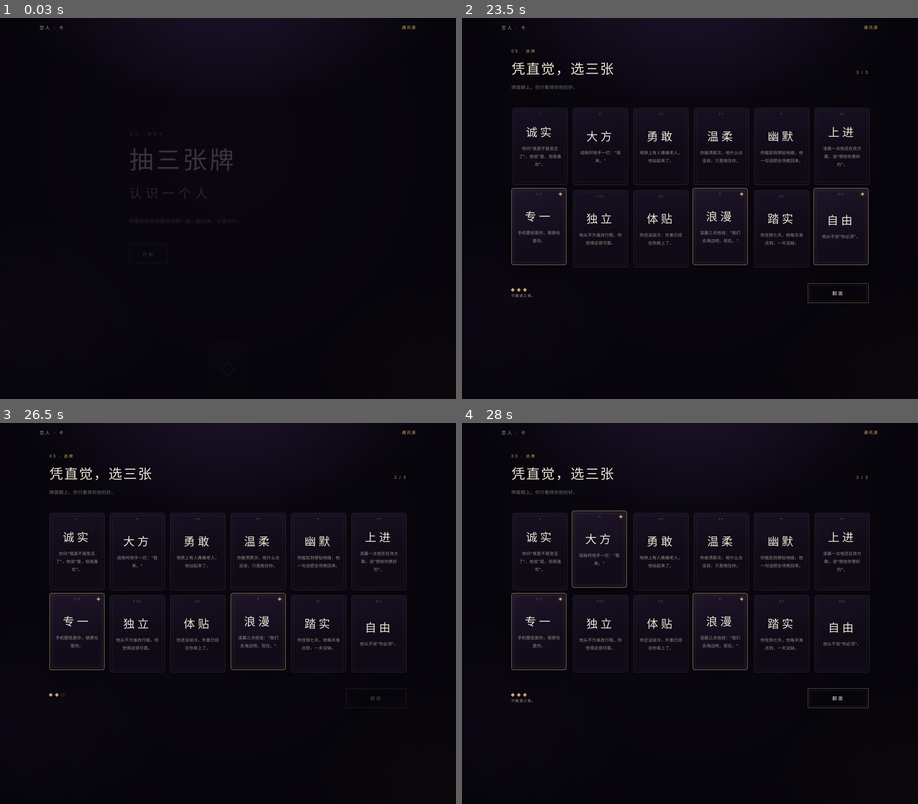
Above: before the commit, frames 1-4 (two rows, left to right).
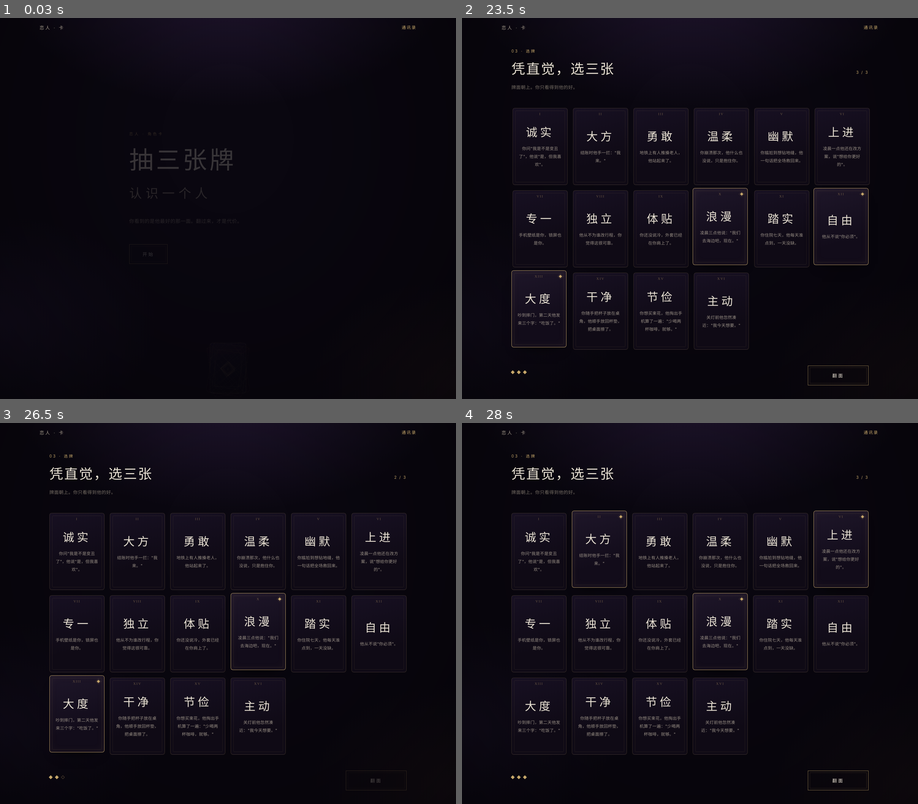
Above: after the commit, the same moments.

Repository: HelloWorld521/tarot-card
Game: browser game, page index.html
The game is run twice, just before and just after one commit, with the same random seed, the same clock (stepped at 60 frames per second) and the same inputs.
Inputs (mouse positions are in pixels of both pictures, inside the frame that each line leads up to):
- Up to frame 1 (0.03 s): no input
- Up to frame 2 (23.5 s): click "开始" at 0.27 s; click (612, 120) at 1.17 s; click "恋人 · 卡" at 1.67 s; click "开始" at 1.77 s; click "恋人" at 2.17 s; click (772, 189) at 2.67 s; click "继续" at 3.17 s; click "通讯录" at 3.67 s; click "返回" at 4.17 s; click "开始" at 4.67 s; click (772, 155) at 5.17 s; click (612, 155) at 5.67 s; click (612, 189) at 6.17 s; click (612, 120) at 6.67 s; click "通讯录" at 7.17 s; click "去抽第一张" at 7.67 s; click (772, 189) at 8.17 s; click "恋人 · 卡" at 8.67 s; click "开始" at 9.17 s; click (612, 189) at 9.67 s; click "恋人" at 10.17 s; click (772, 155) at 10.67 s; click "继续" at 11.17 s; click (708, 120) at 11.67 s; type "5" at 11.67 s; tap Enter at 11.7 s; click (781, 219) at 12.17 s; click (598, 155) at 12.67 s; click (539, 155) at 13.17 s; click (598, 311) at 13.67 s, where only the run after the commit has a clickable "XIV 干净 你随手把杯子放在桌角，他顺手放回杯垫，把桌面…"; click (840, 197) at 14.17 s; click (781, 155) at 14.67 s; click (721, 136) at 15.17 s; click (539, 155) at 15.67 s; click (781, 136) at 16.17 s; click (721, 322) at 16.67 s; click (658, 311) at 17.17 s, where only the run after the commit has a clickable "XV 节俭 你想买束花，他掏出手机算了一遍：'少喝两杯咖啡…"; click "XII 自由 他从不说'你必须'。" at 17.67 s; click (781, 136) at 18.17 s; click (598, 113) at 18.67 s; click (721, 197) at 19.17 s; click (539, 322) at 19.67 s; click (781, 193) at 20.17 s; click (840, 238) at 20.67 s; click (721, 277) at 21.17 s; click (539, 197) at 21.67 s; click (840, 132) at 22.17 s; click (658, 322) at 22.67 s; click (598, 219) at 23.17 s
- Up to frame 3 (26.5 s): click (319, 624) at 23.67 s; click "IV 温柔 你崩溃那次，他什么也没说，只是抱住你。" at 24.17 s; click (259, 560) at 24.67 s; click (136, 602) at 25.17 s; click (319, 602) at 25.67 s; click (378, 624) at 26.17 s
- Up to frame 4 (28 s): click (539, 723) at 26.67 s; click "II 大方 结账时他手一拦：'我来。'" at 27.17 s; click (840, 560) at 27.67 s

Frame 1 is identical in both runs. In frame 2, 1.6% of the frame differs, in the area x 10-90%, y 44-97%; in frame 3, 1.5%; in frame 4, 3.7%, in the area x 10-90%, y 23-97%.

Commit message:
Expand to 16 traits with 4D scoring and rebuilt combos
Split card, scene, and combo data; rename and flesh out the four new traits;
calibrate scores onto 80-100 with self-consistent axis splits; expand to 24
combos with random hit selection; sync project docs and changelog.

Diff:
--- a/data/combos.js
+++ b/data/combos.js
@@ -1,49 +1,107 @@
-// 组合文案。traits 数组不区分选择顺序，命中即用其 text。
-// 如果三张牌命中了多组（例如同时满足两组双卡组合），按本数组从上到下的顺序取第一条。
-// paradox: true 表示「矛盾体」标记（逻辑打架的组合，但照常生成结果）。
+// 组合文案。每条只引用 data/traits.js 的品质 id，与 data/scenes.js 无关。
+// traits 数组不区分选择顺序；三张牌命中多条组合时随机取一条，
+// 因此数组顺序不影响结果，下面的排列只为按卡分组阅读。
+// paradox: true 表示「矛盾体」标记（真正互斥的搭配，但照常生成结果）。
 
 export const combos = [
   {
     traits: ['honest', 'gentle'],
     name: '温柔的刀',
-    text: '他什么都直说，说完会抱你一下。',
+    text: '他实话实说，说完把你按回怀里——反正你也没地方去。',
   },
   {
     traits: ['considerate', 'honest'],
-    text: '他昨天说你显胖，今天把同款大一号买回来了。',
+    text: '他替你挡掉所有麻烦，包括你朋友的约；他说这叫对你好。',
   },
   {
     traits: ['brave', 'gentle'],
-    text: '他替你出头，回头小声问你：我刚才是不是太过分了？',
+    text: '他敢当场掀桌，转头问你要不要先回家；刺激的是他，收拾的是你。',
   },
   {
     traits: ['humorous', 'steady'],
-    text: '和他在一起，不会闷，也不会出事。',
+    text: '他能把吵架讲成段子，他能把段子过成日子；一个负责热闹，一个负责收场。',
   },
   {
     traits: ['devoted', 'free'],
-    text: '他说他不属于任何人。也从不让你一个人回家。',
+    text: '他的世界只有你，你的世界不给他留门。',
     paradox: true,
   },
   {
     traits: ['generous', 'steady'],
-    text: '他请客从不看价格，自己穿三年前的鞋。',
+    text: '他刷卡不看余额，他记账精确到分；三年过去，存款是零，两个人还在一起。',
     paradox: true,
   },
   {
     traits: ['independent', 'romantic'],
-    text: '他半夜说走就走，也从不带你。',
+    text: '他半夜说走就走，从不带你；他说这样才浪漫。',
   },
   {
     traits: ['ambitious', 'gentle'],
-    text: '他很忙，但你说难受的那天，他把会议推了。',
+    text: '他的会议排到月底，你的关心排到凌晨；两个人都觉得自己在付出。',
   },
   {
     traits: ['romantic', 'steady'],
-    text: '一年只有两次惊喜，但每次都记得你三个月前随口提过的事。',
+    text: '他负责让日子起浪，他负责把浪按回去；你分不清哪天才算过日子。',
   },
   {
     traits: ['humorous', 'devoted'],
-    text: '他逗笑所有人，只在你面前安静。',
+    text: '他在饭桌上逗所有人笑，回家只讲给你一个人听；你笑不出来那天，他还在讲。',
+  },
+  {
+    traits: ['brave', 'free'],
+    text: '他辞职去徒步，他搭车去海边；谁也没问下一站，谁也没带上你。',
+  },
+  {
+    traits: ['independent', 'free'],
+    text: '两个人都觉得不查手机是尊重；三个月后，谁也不知道对方今晚和谁吃饭。',
+  },
+  {
+    traits: ['repair', 'honest'],
+    text: '他吵架时把话说到最狠，吵完一句解释都没有；他说真话，就是不哄人。',
+  },
+  {
+    traits: ['repair', 'direct'],
+    text: '吵完架他不解释，关灯后却照常凑过来；你分不清这是和好还是逃避。',
+  },
+  {
+    traits: ['repair', 'free'],
+    text: '两个人都能接受散场，吵架后各自消失三天，回来谁也不提。',
+  },
+  {
+    traits: ['order', 'romantic'],
+    text: '他把袜子按颜色排好，你半夜拉他去看海；他带上了拖鞋和外套。',
+  },
+  {
+    traits: ['order', 'free'],
+    text: '他给每件东西定了位置，你朋友来坐十分钟，他起身把四个杯子放回原位。',
+  },
+  {
+    traits: ['order', 'repair'],
+    text: '吵完架他先把地上的碎玻璃扫干净，再坐下来问你到底在气什么。',
+  },
+  {
+    traits: ['money', 'generous'],
+    text: '他请客从不看价格，他出门自带水杯；账单最后落在两个人中间。',
+    paradox: true,
+  },
+  {
+    traits: ['money', 'romantic'],
+    text: '他记得每个打折日，记不住纪念日；你说要浪漫，他问预算多少。',
+  },
+  {
+    traits: ['money', 'direct'],
+    text: '他算得出每一笔账，算不出你今晚想要什么；你说想要，他说这个月超支了。',
+  },
+  {
+    traits: ['direct', 'gentle'],
+    text: '他开口要，你不好意思拒绝；次数多了，温柔变成了配合。',
+  },
+  {
+    traits: ['direct', 'devoted'],
+    text: '他想要你，也想把你锁在身边；热烈和占有只有一线。',
+  },
+  {
+    traits: ['direct', 'steady'],
+    text: '他想要的时候很直接，你说累的时候他倒头就睡；稳定得让人心凉。',
   },
 ];
--- a/data/config.js
+++ b/data/config.js
@@ -4,9 +4,13 @@
 export const config = {
   storageKey: 'tarot-lover-cards-v1',
   maxTraits: 3,
-  cardNumerals: ['I', 'II', 'III', 'IV', 'V', 'VI', 'VII', 'VIII', 'IX', 'X', 'XI', 'XII'],
+  cardNumerals: [
+    'I', 'II', 'III', 'IV', 'V', 'VI', 'VII', 'VIII',
+    'IX', 'X', 'XI', 'XII', 'XIII', 'XIV', 'XV', 'XVI',
+  ],
 
-  // 四维：求和后最低的一维，决定结果卡的「你最怕的是……」
+  // 四维：求和后最低的一维，决定结果卡的「你最怕的是……」；
+  // 求和后同时按下面两个常量线性映射为得分。
   axes: [
     { key: 'security', label: '安全感', weak: '被丢下' },
     { key: 'space', label: '空间', weak: '被围住' },
@@ -14,6 +18,20 @@
     { key: 'intensity', label: '强度', weak: '日子淡得像白水' },
   ],
   weakSentence: '你最怕的是{weak}。',
+
+  // 得分标定。单维先把三张卡的原始和（-9 ~ 9）线性拉开成 0 ~ 25 的「原始分」，
+  // 再把四维原始总分按当前 16 张卡 560 种三卡组合的实际范围标定到 80 ~ 100。
+  // 锚点来自 2026-11-08 全量实测：原始总分最低 51、最高 71。
+  // 以后调 traits.js 的 axes 后，必须重算分布并同步这两组锚点，否则分布会再次挤在一起。
+  axisRange: 3,
+  scoring: {
+    rawMin: 0,
+    rawMax: 25,
+    rawTotalFloor: 51,
+    rawTotalCeiling: 71,
+    minTotal: 80,
+    maxTotal: 100,
+  },
 
   // 第三层兜底模板：{first} 第一张牌，{second} 第二张牌，{third} 第三张牌，
   // {cost2} / {cost3} 是对应牌的代价大字。
@@ -81,6 +99,9 @@
       traitsLabel: '品质',
       comboLabel: '组合',
       costsLabel: '代价',
+      scoreLabel: '总分',
+      scoreDenominator: '/ 100',
+      scoresLabel: '四维得分',
       save: '存入通讯录',
       saved: '已存入 · 查看通讯录',
       again: '重新建一张',
@@ -108,6 +129,7 @@
       title: '分享卡',
       kicker: '恋人 · 角色卡',
       hook: '这三个词，你敢签吗',
+      score: '总分 · {total} / 100',
       paradox: '矛盾体',
       qrUrl: 'https://helloworld521.github.io/tarot-card',
       qrText: 'helloworld521.github.io/tarot-card',
--- /dev/null
+++ b/data/scenes.js
@@ -0,0 +1,86 @@
+// 场景文案。key 是场景 id，品质卡通过 sceneId 引用这里的条目。
+// 改正面场景 / 代价标签 / 背面场景只动这个文件，不需要碰 traits.js。
+// 每张卡的 frontScene 与 backScene 必须是同一个具体场景的两种走向。
+
+export const scenes = {
+  honest: {
+    frontScene: '你问"我是不是变丑了"，他说"是，但我喜欢"。',
+    costLabel: '说话难听',
+    backScene: '那天他真的只说了"是"。',
+  },
+  generous: {
+    frontScene: '结账时他手一拦："我来。"',
+    costLabel: '乱花钱',
+    backScene: '月底他问你借两千，说"你反正不用"。',
+  },
+  brave: {
+    frontScene: '地铁上有人推搡老人，他站起来了。',
+    costLabel: '不管后果',
+    backScene: '辞职去徒步那天，你从朋友圈知道。',
+  },
+  gentle: {
+    frontScene: '你崩溃那次，他什么也没说，只是抱住你。',
+    costLabel: '没主见',
+    backScene: '问他吃什么，"都行"。问了三年。',
+  },
+  humorous: {
+    frontScene: '你尴尬到想钻地缝，他一句话把全场救回来。',
+    costLabel: '什么都能开玩笑',
+    backScene: '你哭的那次，他先笑了。',
+  },
+  ambitious: {
+    frontScene: '凌晨一点他还在改方案，说"想给你更好的"。',
+    costLabel: '没时间陪你',
+    backScene: '纪念日那晚他在开会，让你先吃。',
+  },
+  devoted: {
+    frontScene: '手机壁纸是你，锁屏也是你。',
+    costLabel: '容不下别人',
+    backScene: '你手机响了一下，他先看了一眼屏幕。',
+  },
+  independent: {
+    frontScene: '他从不为谁改行程，你觉得这很可靠。',
+    costLabel: '不需要你',
+    backScene: '搬家那天，他一个人搬完了，没叫你。',
+  },
+  considerate: {
+    frontScene: '你还没说冷，外套已经在你肩上了。',
+    costLabel: '替你做主',
+    backScene: '他替你回绝了朋友的约，"她今天累了"。',
+  },
+  romantic: {
+    frontScene: '凌晨三点他说："我们去海边吧，现在。"',
+    costLabel: '大起大落',
+    backScene: '凌晨三点他说"分手吧"，五点又说对不起。',
+  },
+  steady: {
+    frontScene: '你住院七天，他每天准点到，一天没缺。',
+    costLabel: '无聊可预测',
+    backScene: '十年后的今天，还是那家餐厅，同一句"吃什么"。',
+  },
+  free: {
+    frontScene: '他从不说"你必须"。',
+    costLabel: '不给承诺',
+    backScene: '他也从不说"以后"。',
+  },
+  repair: {
+    frontScene: '吵到摔门，第二天他发来三个字："吃饭了。"',
+    costLabel: '不解释',
+    backScene: '你等的那句"对不起"始终没来，那三个字像昨晚没发生过。',
+  },
+  order: {
+    frontScene: '你随手把杯子放在桌角，他顺手放回杯垫，把桌面擦了。',
+    costLabel: '念三天',
+    backScene: '同一只杯子，你随手放在桌角，他念了三天，路过一次说一次。',
+  },
+  money: {
+    frontScene: '你想买束花，他掏出手机算了一遍："少喝两杯咖啡，就够。"',
+    costLabel: '先算账',
+    backScene: '这次你想买的是花，他算完把花放回架子："这个月不在预算里。"',
+  },
+  direct: {
+    frontScene: '关灯前他忽然凑近："我今天想要。"',
+    costLabel: '他说了算',
+    backScene: '加班到十一点，你说"我今天想要"，他翻了个身："累了，改天吧。"',
+  },
+};
--- a/data/traits.js
+++ b/data/traits.js
@@ -1,115 +1,121 @@
-// 卡牌数据。改文案 / 调平衡都只动这个文件：
-// - frontScene / backScene / costLabel 是文案
-// - axes 是四维权重（security 安全感、space 空间、stability 稳定、intensity 强度），-3 ~ 3
+// 品质卡数据。这里只放卡的身份、四维与场景引用：
+// - id 是品质卡的唯一标识
+// - sceneId 指向 data/scenes.js 里的场景条目
+// - axes 是四维分数（security 安全感、space 空间、stability 稳定、intensity 强度），-3 ~ 3
 // - relations 是这张卡可用的关系，本版全部是 ["lover"]
+// 改场景文案去 scenes.js，改组合去 combos.js，三者只靠 id 关联。
 
 export const traits = [
   {
     id: 'honest',
     name: '诚实',
-    frontScene: '你问"我是不是变丑了"，他说"是，但我喜欢"。',
-    costLabel: '说话难听',
-    backScene: '那天他真的只说了"是"。',
+    sceneId: 'honest',
     axes: { security: 2, space: 0, stability: 2, intensity: 1 },
     relations: ['lover'],
   },
   {
     id: 'generous',
     name: '大方',
-    frontScene: '结账时他手一拦："我来。"',
-    costLabel: '乱花钱',
-    backScene: '月底他问你借两千，说"你反正不用"。',
+    sceneId: 'generous',
     axes: { security: 2, space: 1, stability: -1, intensity: 1 },
     relations: ['lover'],
   },
   {
     id: 'brave',
     name: '勇敢',
-    frontScene: '地铁上有人推搡老人，他站起来了。',
-    costLabel: '不管后果',
-    backScene: '辞职去徒步那天，你从朋友圈知道。',
+    sceneId: 'brave',
     axes: { security: 1, space: 2, stability: -2, intensity: 3 },
     relations: ['lover'],
   },
   {
     id: 'gentle',
     name: '温柔',
-    frontScene: '你崩溃那次，他什么也没说，只是抱住你。',
-    costLabel: '没主见',
-    backScene: '问他吃什么，"都行"。问了三年。',
+    sceneId: 'gentle',
     axes: { security: 3, space: -1, stability: 2, intensity: 1 },
     relations: ['lover'],
   },
   {
     id: 'humorous',
     name: '幽默',
-    frontScene: '你尴尬到想钻地缝，他一句话把全场救回来。',
-    costLabel: '什么都能开玩笑',
-    backScene: '你哭的那次，他先笑了。',
+    sceneId: 'humorous',
     axes: { security: 1, space: 1, stability: 1, intensity: 2 },
     relations: ['lover'],
   },
   {
     id: 'ambitious',
     name: '上进',
-    frontScene: '凌晨一点他还在改方案，说"想给你更好的"。',
-    costLabel: '没时间陪你',
-    backScene: '纪念日那晚他在开会，让你先吃。',
+    sceneId: 'ambitious',
     axes: { security: 2, space: -2, stability: 1, intensity: 2 },
     relations: ['lover'],
   },
   {
     id: 'devoted',
     name: '专一',
-    frontScene: '手机壁纸是你，锁屏也是你。',
-    costLabel: '容不下别人',
-    backScene: '你手机响了一下，他先看了一眼屏幕。',
+    sceneId: 'devoted',
     axes: { security: 3, space: -3, stability: 2, intensity: 2 },
     relations: ['lover'],
   },
   {
     id: 'independent',
     name: '独立',
-    frontScene: '他从不为谁改行程，你觉得这很可靠。',
-    costLabel: '不需要你',
-    backScene: '搬家那天，他一个人搬完了，没叫你。',
+    sceneId: 'independent',
     axes: { security: -1, space: 3, stability: 2, intensity: 0 },
     relations: ['lover'],
   },
   {
     id: 'considerate',
     name: '体贴',
-    frontScene: '你还没说冷，外套已经在你肩上了。',
-    costLabel: '替你做主',
-    backScene: '他替你回绝了朋友的约，"她今天累了"。',
+    sceneId: 'considerate',
     axes: { security: 3, space: -2, stability: 1, intensity: 1 },
     relations: ['lover'],
   },
   {
     id: 'romantic',
     name: '浪漫',
-    frontScene: '凌晨三点他说："我们去海边吧，现在。"',
-    costLabel: '大起大落',
-    backScene: '凌晨三点他说"分手吧"，五点又说对不起。',
+    sceneId: 'romantic',
     axes: { security: 0, space: 1, stability: -3, intensity: 3 },
     relations: ['lover'],
   },
   {
     id: 'steady',
     name: '踏实',
-    frontScene: '你住院七天，他每天准点到，一天没缺。',
-    costLabel: '无聊可预测',
-    backScene: '十年后的今天，还是那家餐厅，同一句"吃什么"。',
+    sceneId: 'steady',
     axes: { security: 3, space: 0, stability: 3, intensity: -1 },
     relations: ['lover'],
   },
   {
     id: 'free',
     name: '自由',
-    frontScene: '他从不说"你必须"。',
-    costLabel: '不给承诺',
-    backScene: '他也从不说"以后"。',
+    sceneId: 'free',
     axes: { security: -2, space: 3, stability: -1, intensity: 1 },
     relations: ['lover'],
   },
+  {
+    id: 'repair',
+    name: '大度',
+    sceneId: 'repair',
+    axes: { security: -1, space: 0, stability: 2, intensity: -2 },
+    relations: ['lover'],
+  },
+  {
+    id: 'order',
+    name: '干净',
+    sceneId: 'order',
+    axes: { security: 0, space: 1, stability: 2, intensity: -2 },
+    relations: ['lover'],
+  },
+  {
+    id: 'money',
+    name: '节俭',
+    sceneId: 'money',
+    axes: { security: 3, space: 0, stability: 1, intensity: -3 },
+    relations: ['lover'],
+  },
+  {
+    id: 'direct',
+    name: '主动',
+    sceneId: 'direct',
+    axes: { security: -2, space: 1, stability: 0, intensity: 3 },
+    relations: ['lover'],
+  },
 ];
--- a/game.js
+++ b/game.js
@@ -1,5 +1,6 @@
 import { config } from './data/config.js';
 import { traits } from './data/traits.js';
+import { scenes } from './data/scenes.js';
 import { combos } from './data/combos.js';
 import { createShareCard } from './share.js';
 
@@ -11,6 +12,12 @@
 const numeralById = new Map(
   traits.map((trait, index) => [trait.id, config.cardNumerals[index] || String(index + 1)]),
 );
+const scoreSpan = config.axisRange * config.maxTraits;
+
+function sceneOf(id) {
+  const trait = traitById[id];
+  return (trait && scenes[trait.sceneId]) || {};
+}
 
 const state = {
   screen: 'start',
@@ -195,13 +202,16 @@
 
 function buildTraitGrid() {
   $('#traits-grid').innerHTML = traits
-    .map((trait, index) => `
+    .map((trait, index) => {
+      const scene = sceneOf(trait.id);
+      return `
       <button class="trait-card" type="button" data-id="${esc(trait.id)}" aria-pressed="false" style="--deal:${(index * 0.028).toFixed(3)}s">
         <span class="card-numeral">${esc(config.cardNumerals[index] || index + 1)}</span>
         <span class="trait-name">${esc(trait.name)}</span>
-        <span class="trait-scene">${esc(trait.frontScene)}</span>
+        <span class="trait-scene">${esc(scene.frontScene)}</span>
       </button>
-    `)
+    `;
+    })
     .join('');
 }
 
@@ -306,20 +316,21 @@
   $('#reveal-list').innerHTML = state.selected
     .map((id, index) => {
       const trait = traitById[id];
+      const scene = sceneOf(id);
       return `
         <div class="flip-card" style="--deal:${(index * 0.06).toFixed(3)}s">
           <div class="flip-inner">
             <div class="face face-front">
               <span class="face-numeral">${esc(numeralById.get(id) || '')}</span>
               <span class="trait-name">${esc(trait.name)}</span>
-              <span class="scene">${esc(trait.frontScene)}</span>
+              <span class="scene">${esc(scene.frontScene)}</span>
               <span class="face-mark">${esc(c.reveal.frontMark)}</span>
             </div>
             <div class="face face-back">
               <span class="face-numeral">${esc(numeralById.get(id) || '')}</span>
               <span class="cost-kicker">${esc(c.reveal.backMark)}</span>
-              <span class="cost-label">${esc(trait.costLabel)}</span>
-              <span class="scene">${esc(trait.backScene)}</span>
+              <span class="cost-label">${esc(scene.costLabel)}</span>
+              <span class="scene">${esc(scene.backScene)}</span>
             </div>
           </div>
         </div>
@@ -354,14 +365,56 @@
     .replaceAll('{first}', chosen[0].name)
     .replaceAll('{second}', chosen[1].name)
     .replaceAll('{third}', chosen[2].name)
-    .replaceAll('{cost2}', chosen[1].costLabel)
-    .replaceAll('{cost3}', chosen[2].costLabel);
+    .replaceAll('{cost2}', sceneOf(chosen[1].id).costLabel || '')
+    .replaceAll('{cost3}', sceneOf(chosen[2].id).costLabel || '');
+}
+
+function rawScoreOf(sum) {
+  const { rawMin, rawMax } = config.scoring;
+  return rawMin + Math.round(((sum + scoreSpan) / (scoreSpan * 2)) * (rawMax - rawMin));
+}
+
+function totalScoreOf(rawTotal) {
+  const { rawTotalFloor, rawTotalCeiling, minTotal, maxTotal } = config.scoring;
+  const ratio = (rawTotal - rawTotalFloor) / (rawTotalCeiling - rawTotalFloor);
+  const total = Math.round(minTotal + ratio * (maxTotal - minTotal));
+  return Math.min(maxTotal, Math.max(minTotal, total));
+}
+
+// 每个维度先拿总分下限的均分（80 / 4 = 20），再把超出下限的部分
+// 按各维原始分占比分摊；最大余数法保证分项之和严格等于总分。
+function splitTotal(total, weights) {
+  const base = config.scoring.minTotal / config.axes.length;
+  const extra = total - config.scoring.minTotal;
+  const weightSum = weights.reduce((sum, weight) => sum + weight, 0);
+  const parts = weights.map((weight) => Math.floor((extra * weight) / weightSum));
+  const rest = extra - parts.reduce((sum, part) => sum + part, 0);
+  const order = weights
+    .map((weight, index) => ({
+      index,
+      fraction: (extra * weight) / weightSum - parts[index],
+    }))
+    .sort((a, b) => b.fraction - a.fraction || a.index - b.index);
+  order.slice(0, rest).forEach((item) => {
+    parts[item.index] += 1;
+  });
+  return parts.map((part) => base + part);
+}
+
+// 随机入口集中在这里，以后要固定种子只改这个函数。
+function randomIndex(length) {
+  return Math.floor(Math.random() * length);
+}
+
+function pickCombo(ids) {
+  const matches = combos.filter((item) => item.traits.every((id) => ids.includes(id)));
+  return matches[randomIndex(matches.length)] || null;
 }
 
 function computeResult() {
   const chosen = state.selected.map((id) => traitById[id]);
   const ids = chosen.map((trait) => trait.id);
-  const combo = combos.find((item) => item.traits.every((id) => ids.includes(id)));
+  const combo = pickCombo(ids);
 
   let comboName = '';
   let comboText = '';
@@ -380,6 +433,18 @@
     config.axes.forEach((axis) => {
       sums[axis.key] += Number(trait.axes?.[axis.key] ?? 0);
     });
+  });
+
+  const raw = Object.fromEntries(
+    config.axes.map((axis) => [axis.key, rawScoreOf(sums[axis.key])]),
+  );
+  const rawTotal = config.axes.reduce((sum, axis) => sum + raw[axis.key], 0);
+  const total = totalScoreOf(rawTotal);
+  const parts = splitTotal(total, config.axes.map((axis) => raw[axis.key]));
+
+  const scores = { total };
+  config.axes.forEach((axis, index) => {
+    scores[axis.key] = parts[index];
   });
 
   let weak = config.axes[0];
@@ -397,11 +462,37 @@
     paradox,
     weak: weak.key,
     weakText: config.weakSentence.replace('{weak}', weak.weak),
+    scores,
     createdAt: Date.now(),
     saved: false,
   };
 }
 
+function scoreBlockHtml(scores) {
+  if (!scores || typeof scores.total !== 'number') return '';
+
+  const axes = config.axes
+    .map((axis) => `
+      <span class="score-axis">
+        <span class="score-axis-label">${esc(axis.label)}</span>
+        <span class="score-axis-value">${esc(scores[axis.key] ?? '')}</span>
+      </span>
+    `)
+    .join('');
+
+  return `
+    <div class="score-block">
+      <div class="score-total">
+        <span class="score-label">${esc(c.result.scoreLabel)}</span>
+        <span class="score-number">${esc(scores.total)}</span>
+        <span class="score-denominator">${esc(c.result.scoreDenominator)}</span>
+      </div>
+      <p class="score-axes-label">${esc(c.result.scoresLabel)}</p>
+      <div class="score-axes">${axes}</div>
+    </div>
+  `;
+}
+
 function renderResult() {
   const result = state.result;
   if (!result) return;
@@ -411,7 +502,7 @@
     .join('');
 
   const costTags = result.traits
-    .map((id) => `<span class="cost-tag">${esc(traitById[id]?.costLabel || '')}</span>`)
+    .map((id) => `<span class="cost-tag">${esc(sceneOf(id).costLabel || '')}</span>`)
     .join('');
 
   const comboBlock = `
@@ -435,6 +526,7 @@
     <p class="cost-label-small">${esc(c.result.costsLabel)}</p>
     <div class="cost-strip">${costTags}</div>
     <p class="weak-line">${esc(result.weakText)}</p>
+    ${scoreBlockHtml(result.scores)}
   `;
 
   $('#result-save').textContent = result.saved ? c.result.saved : c.result.save;
@@ -559,12 +651,12 @@
 
   const costRows = card.traits
     .map((id) => {
-      const trait = traitById[id];
-      if (!trait) return '';
+      const scene = sceneOf(id);
+      if (!scene.costLabel) return '';
       return `
         <div class="cost-row">
-          <span class="cost-tag">${esc(trait.costLabel)}</span>
-          <p class="scene">${esc(trait.backScene)}</p>
+          <span class="cost-tag">${esc(scene.costLabel)}</span>
+          <p class="scene">${esc(scene.backScene)}</p>
         </div>
       `;
     })
@@ -600,6 +692,7 @@
     </div>
     ${comboBlock}
     <p class="weak-line">${esc(card.weakText || '')}</p>
+    ${scoreBlockHtml(card.scores)}
     <p class="detail-date">${esc(c.contacts.savedOn.replace('{date}', formatDate(card.createdAt)))}</p>
     <button class="btn danger" id="detail-delete" type="button">${esc(c.contacts.delete)}</button>
   `;
--- a/share.js
+++ b/share.js
@@ -196,6 +196,15 @@
   drawSpaced(ctx, result.name, 540, 386, 76, 6, INK, 400);
   drawDivider(ctx, 436);
 
+  // 分享图只露总分，不露四维分项与任何代价信息。左上角与右上角的「矛盾体」对称。
+  if (result.scores && typeof result.scores.total === 'number') {
+    ctx.fillStyle = 'rgba(199,168,107,0.9)';
+    ctx.font = `400 22px ${SERIF}`;
+    ctx.textAlign = 'left';
+    ctx.textBaseline = 'alphabetic';
+    ctx.fillText(share.score.replace('{total}', result.scores.total), 84, 120);
+  }
+
   const names = result.traits.map((id) => traitById[id]?.name || '');
   names.forEach((name, index) => {
     drawSpaced(ctx, name, 540, 580 + index * 170, 140, 26, INK, 400);
--- a/styles.css
+++ b/styles.css
@@ -929,6 +929,70 @@
   letter-spacing: 0.1em;
 }
 
+.score-block {
+  margin-top: 22px;
+  padding-top: 18px;
+  border-top: 1px solid rgba(199, 168, 107, 0.16);
+}
+
+.score-total {
+  display: flex;
+  align-items: baseline;
+  gap: 10px;
+}
+
+.score-label {
+  color: #7c7469;
+  font-size: 9px;
+  letter-spacing: 0.3em;
+}
+
+.score-number {
+  color: #f1e9da;
+  font-family: var(--serif);
+  font-size: 34px;
+  line-height: 1;
+  letter-spacing: 0.08em;
+}
+
+.score-denominator {
+  color: #7c7469;
+  font-size: 10px;
+  letter-spacing: 0.12em;
+}
+
+.score-axes-label {
+  margin: 16px 0 10px;
+  color: #7c7469;
+  font-size: 9px;
+  letter-spacing: 0.3em;
+}
+
+.score-axes {
+  display: grid;
+  grid-template-columns: repeat(2, minmax(0, 1fr));
+  gap: 8px 24px;
+}
+
+.score-axis {
+  display: flex;
+  align-items: baseline;
+  justify-content: space-between;
+  gap: 10px;
+  padding-bottom: 6px;
+  border-bottom: 1px solid rgba(199, 168, 107, 0.1);
+  color: #a89e8f;
+  font-size: 10px;
+  letter-spacing: 0.14em;
+}
+
+.score-axis-value {
+  color: #e6ddcb;
+  font-family: var(--serif);
+  font-size: 15px;
+  letter-spacing: 0.08em;
+}
+
 .result-actions {
   display: flex;
   flex-direction: column;
@@ -1298,6 +1362,15 @@
 .detail .weak-line {
   margin: 20px 0 0;
   font-size: 13px;
+}
+
+.detail .score-block {
+  margin-top: 20px;
+  padding-top: 16px;
+}
+
+.detail .score-number {
+  font-size: 28px;
 }
 
 .detail-date {
Not shown, added: AGENTS.md
Not shown, added: CHANGELOG.md
Not shown, added: docs/00-brief.md
Not shown, added: docs/01-decisions.md
Not shown, added: docs/02-feature-map.md
Not shown, added: docs/03-versions/v0.1.md
Not shown, added: docs/03-versions/v0.2.md
Not shown, added: docs/03-versions/v0.3.md
